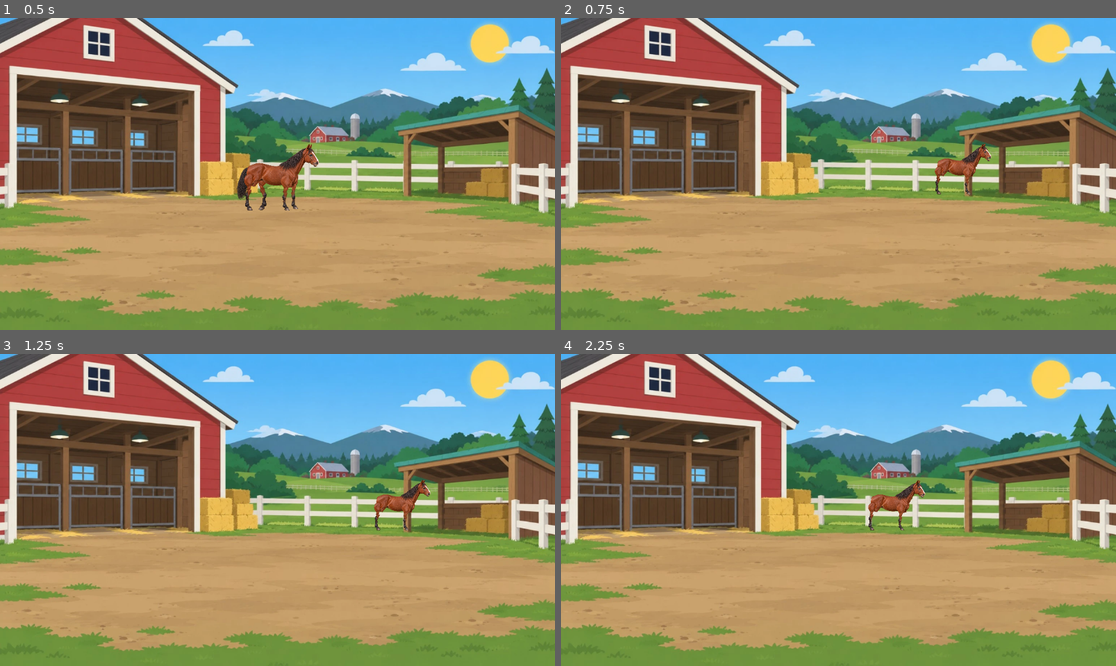
Above: before the commit, frames 1-4 (two rows, left to right).
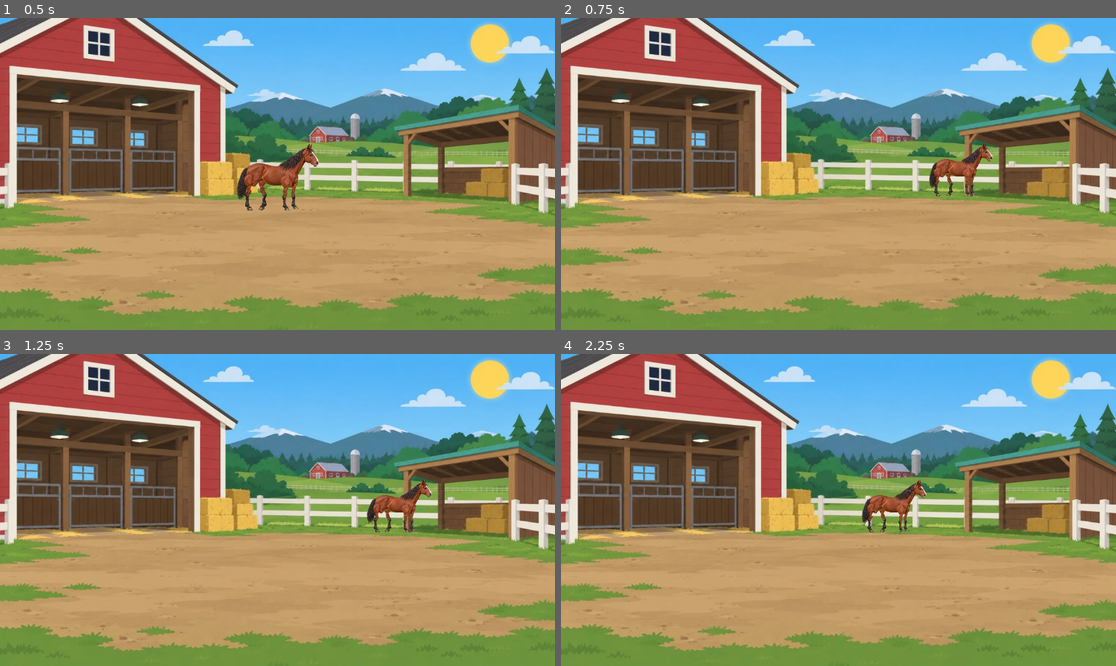
Above: after the commit, the same moments.

Repository: marceldubrig-hash/Pferd-und-Steve
Game: Godot game, scene res://scenes/main.tscn
The game is run twice, just before and just after one commit, with the same random seed, the same clock (stepped at 60 frames per second) and the same inputs.
Inputs (mouse positions are in pixels of both pictures, inside the frame that each line leads up to):
- Up to frame 1 (0.5 s): no input
- Up to frame 2 (0.75 s): move the mouse to (960, 158) at 0.52 s; click (960, 158) at 0.67 s
- Up to frame 3 (1.25 s): no input
- Up to frame 4 (2.25 s): drag from (727, 525) to (810, 572) at 1.27 s; move the mouse to (894, 441) at 2.02 s; click (894, 441) at 2.17 s

Frame 1 is identical in both runs. In frame 2, 0.4% of the frame differs, in the area x 66-78%, y 40-58%; in frame 3, 0.4%; in frame 4, 0.4%.

Commit message:
Tighten exact farm collision bounds by four pixels

Diff:
--- a/scripts/main.gd
+++ b/scripts/main.gd
@@ -53,6 +53,10 @@
 # fence is actually visible after Background cover-scaling/cropping.
 const LEFT_SIDE_FENCE_SOURCE_X := 45.0
 const RIGHT_SIDE_FENCE_SOURCE_X := 1416.0
+
+# User-requested final micro-calibration: keep the exact cutout a few screen
+# pixels inside the already calibrated rear and lateral ground boundaries.
+const COLLISION_BOUNDARY_INSET_PX := 4.0
 
 # The collision solver has one circular dependency: moving the horse forward makes
 # it larger, which changes its exact visual X-span. Iterate to convergence using the
@@ -282,7 +286,11 @@
 				_minimum_projected_foot_y_ratio_for_x(support_x)
 			)
 
-	return minimum_ratio
+	return clampf(
+		minimum_ratio + COLLISION_BOUNDARY_INSET_PX / maxf(size.y, 1.0),
+		0.0,
+		1.0
+	)
 
 
 func _minimum_depth_t_for_screen_span(
@@ -381,7 +389,10 @@
 	if right_fence_x >= 0.0 and right_fence_x <= size.x:
 		right_limit = minf(right_limit, right_fence_x)
 
-	return Vector2(left_limit, right_limit)
+	return Vector2(
+		left_limit + COLLISION_BOUNDARY_INSET_PX,
+		right_limit - COLLISION_BOUNDARY_INSET_PX
+	)
 
 
 func _clamp_root_x_for_visual_span(
